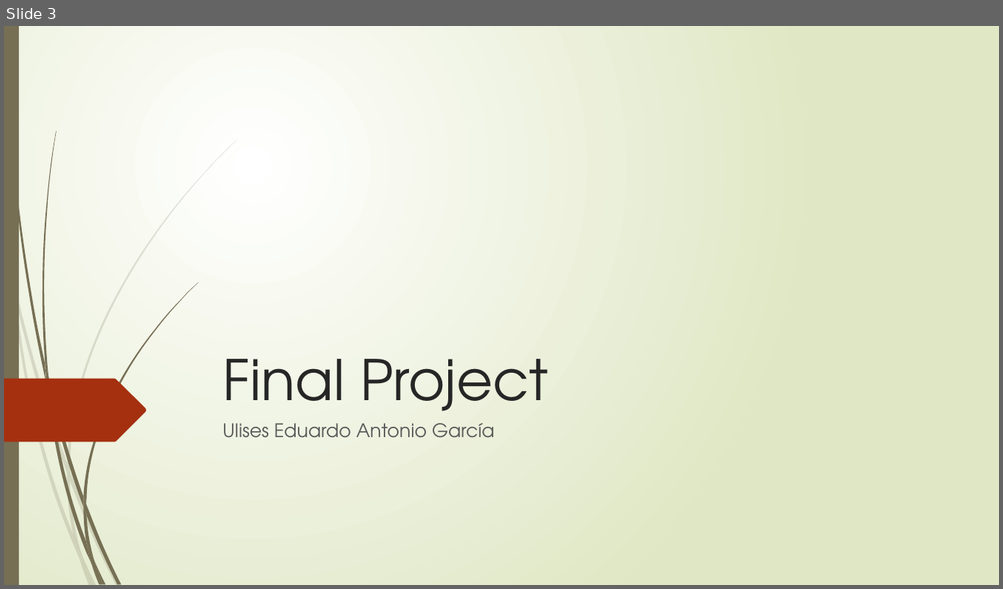
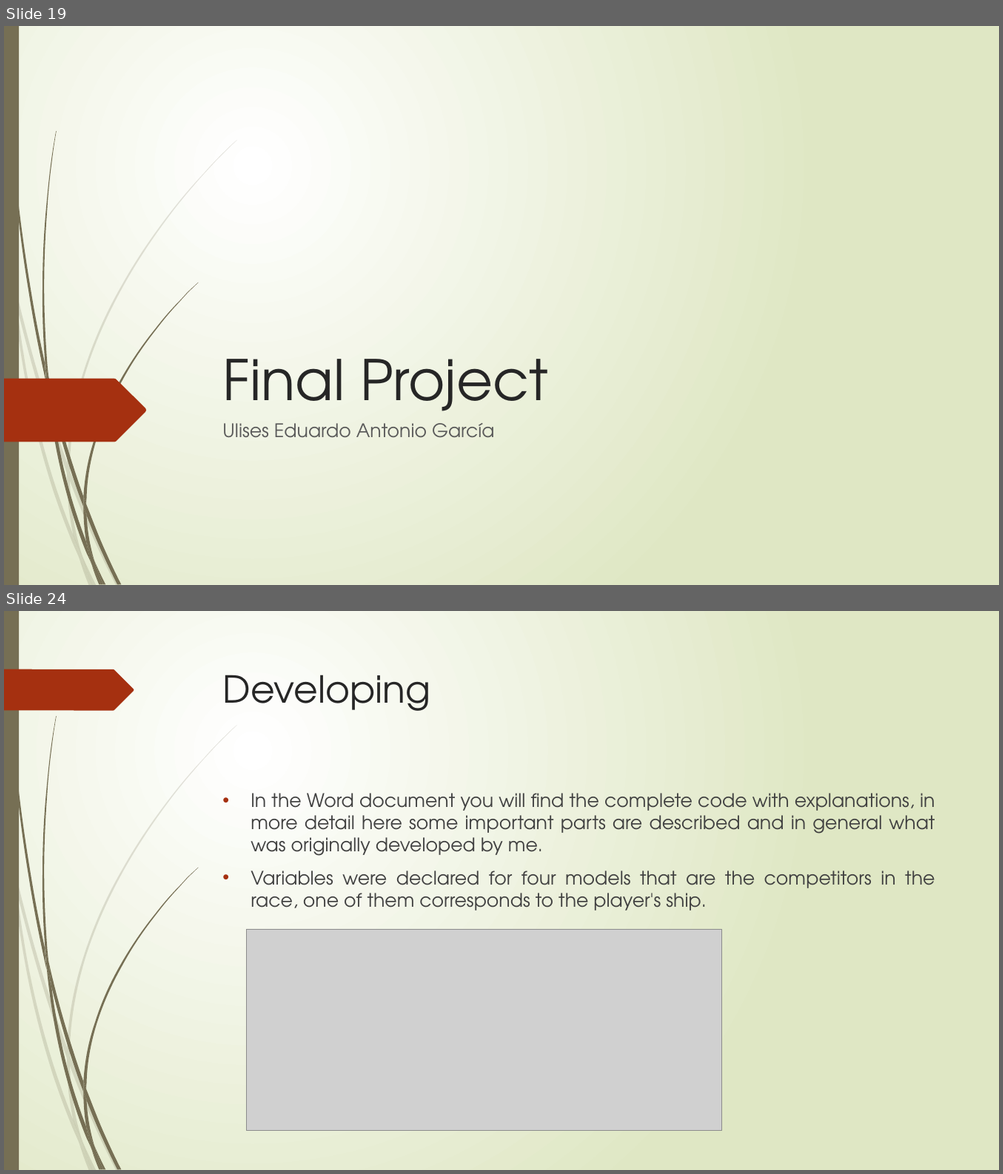
Before and after one commit to gitloot/ComputacionGraficaAvanzada, a slide deck: DocumentacionProyecto/PresentacionES_EN.pptx. Shown one above the other, each under a label of ours: slide 3 before the commit, slides 19 and 24 after it; the slides between them are not shown. The pictures are 1003x589 and 1003x1174 pixels, drawn with LibreOffice and Linux fonts; fonts in the diff are those of the drawing; grey boxes stand for pictures. Boxes give left, top, right and bottom in pixels: in the first picture for what was removed or moved away, otherwise in the second. Text is boxed around its words. In the diff, an @@ line names an element or a change of style, - is before the commit and + after.

Commit message:
Proyecto Final Documentacion Actualización 3

```diff
--- a/DocumentacionProyecto/PresentacionES_EN.pptx
+++ b/DocumentacionProyecto/PresentacionES_EN.pptx
@@ slide 24 added at <box>4,611,999,1170</box>, background gradient #FFFFFF to #DFE8C4; not listed: 23 template elements that a slide beside it also shows @@
@@ freeform shape added at <box>4,669,134,710</box>, fill #A53010 @@
@@ title added at <box>223,675,431,711</box>, 36 pt, text #262626 @@
+Developing
@@ text added at <box>250,793,934,911</box>, 18 pt, text #404040 @@
+• In the Word document you will find the complete code with explanations, in more detail here some important parts are described and in general what was originally developed by me.
+• Variables were declared for four models that are the competitors in the race, one of them corresponds to the player's ship.
@@ picture added at <box>246,930,722,1130</box> @@
@@ what was slide 3 is now slide 19 @@
```
Also in this commit, not shown: 33 other slides added, 1 slide removed, 1 other file.
